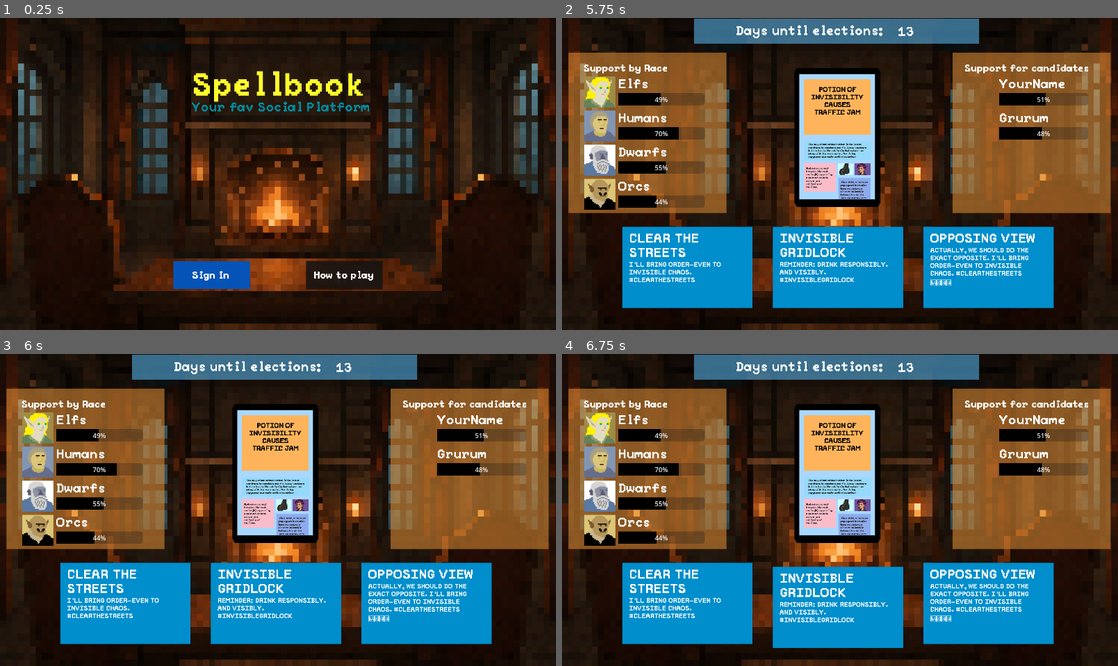
Above: before the commit, frames 1-4 (two rows, left to right).
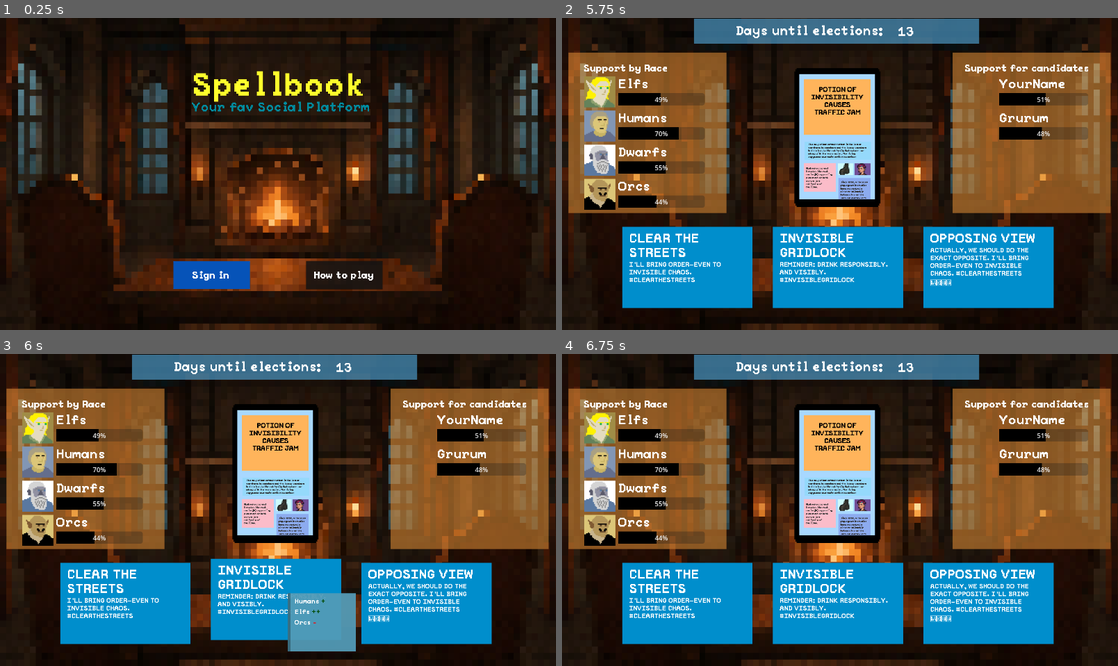
Above: after the commit, the same moments.

Repository: WhatYouFormaggiKindOfPizza/game
Game: Godot game, scene res://scenes/game.tscn
The game is run twice, just before and just after one commit, with the same random seed, the same clock (stepped at 60 frames per second) and the same inputs.
Inputs (mouse positions are in pixels of both pictures, inside the frame that each line leads up to):
- Up to frame 1 (0.25 s): no input
- Up to frame 2 (5.75 s): click "Sign in" at 0.5 s; click (689, 267) at 1.27 s; click (689, 267) at 2.02 s; click (689, 267) at 2.77 s; tap Enter at 3.5, 5 s; move the mouse to (962, 158) at 3.52 s; tap Space at 4.25 s; move the mouse to (728, 189) at 4.27 s; move the mouse to (895, 105) at 5.02 s
- Up to frame 3 (6 s): tap Space at 5.75 s; move the mouse to (250, 572) at 5.77 s
- Up to frame 4 (6.75 s): tap Enter at 6.5 s; move the mouse to (1006, 556) at 6.52 s

Frames 1-2 are identical in both runs. In frame 3, 4.0% of the frame differs, in the area x 37-64%, y 65-96%; in frame 4, 1.9%.
Error before the commit: Invalid access to property or key 'ui_hover' on a base object of type 'Node (sound_manager.gd)'. (res://scripts/post.gd:90)
Error after the commit: Attempt to call function 'instantiate' in base 'null instance' on a null instance. (res://scripts/sound_manager.gd:6)

Commit message:
Add audio tracks global store

Diff:
--- /dev/null
+++ b/scripts/models/audio_track.gd
@@ -0,0 +1,4 @@
+class_name AudioTrack extends Node
+
+@export var title: String
+@export var audio_stream: AudioStream
--- a/scripts/post.gd
+++ b/scripts/post.gd
@@ -87,7 +87,7 @@
 
 
 func _on_button_mouse_entered() -> void:
-	SoundManager.instance.play(SoundManager.instance.ui_hover)
+	SoundManager.instance.play("choose_click")
 	position.y -= 10
 	tooltip.toggle(true)
 
--- a/scripts/sound_manager.gd
+++ b/scripts/sound_manager.gd
@@ -3,11 +3,20 @@
 var instance: SoundManager
 var player: AudioStreamPlayer
 
+var audio = load("res://scenes/utils/audio.tscn").instantiate()
+
 func _init() -> void:
-	player = AudioStreamPlayer.new()
-	player.name = "SFXPlayer"
-	add_child(player)
-	instance = self
+	if instance:
+		push_error("SoundManager instance already exists. Only one instance is allowed.")
+		return
+	else:
+		instance = self
+
+		player = AudioStreamPlayer.new()
+		player.name = "SFXPlayer"
+		add_child(player)
+		add_child(audio)
+
 
 
 func play_only(stream: AudioStream) -> void:
@@ -19,10 +28,7 @@
 		push_error("No audio stream provided to play_only()")
 
 
-
-func play(stream: AudioStream) -> void:
-	if stream:
-		player.stream = stream
-		player.play()
-	else:
-		push_error("No audio stream provided to play()")
+func play(track_name: String) -> void:
+	var track = audio.get_track_by_name(track_name)
+	if track:
+		play_only(track.audio_stream)
--- /dev/null
+++ b/scripts/stores/audio.gd
@@ -0,0 +1,23 @@
+class_name Audio extends Node
+
+var tracks: Array[AudioTrack] = []
+
+func _ready() -> void:
+	print("Initializing Audio Store...")
+	# Load all audio tracks from the scene tree
+	for child in get_children():
+		print("Found child: %s" % child.name)
+		if child is AudioTrack:
+			tracks.append(child)
+		else:
+			push_error("Child '%s' is not an AudioTrack." % child.name)
+
+
+func get_track_by_name(_name: String) -> AudioTrack:
+	for track in tracks:
+		print("Checking track: %s" % track.title)
+		if track.title == _name || track.name == _name:
+			return track
+
+	push_error("Audio track with name '%s' not found. Add it to the audio store." % _name)
+	return null
Not shown, added: scripts/models/audio_track.gd.uid
Not shown, added: scripts/stores/audio.gd.uid
